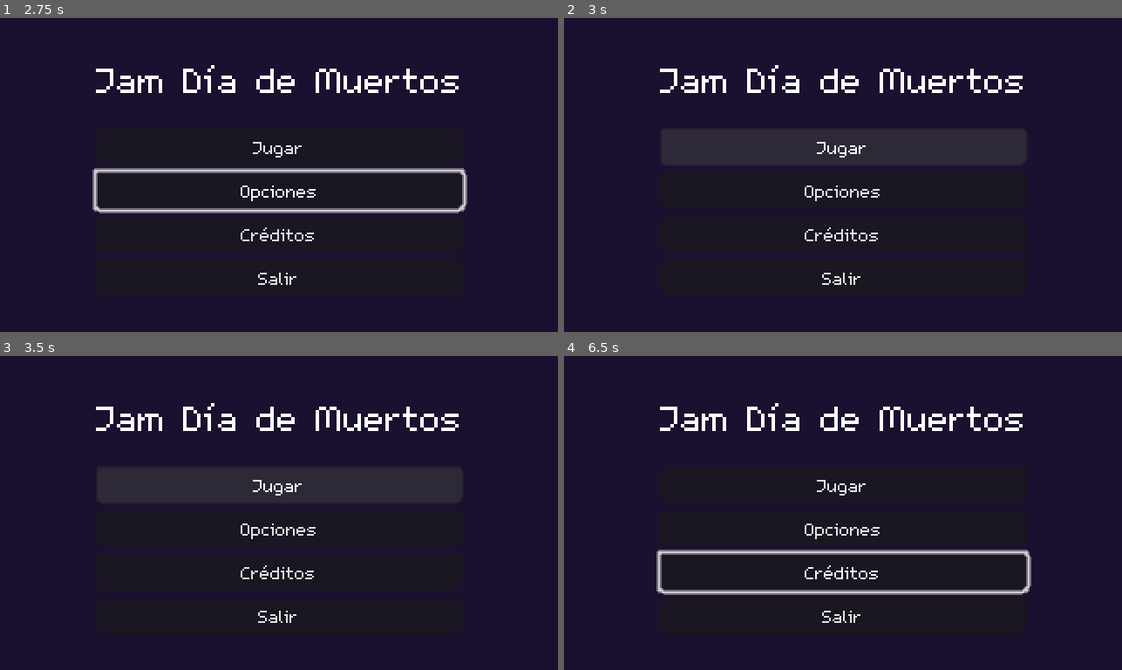
Above: before the commit, frames 1-4 (two rows, left to right).
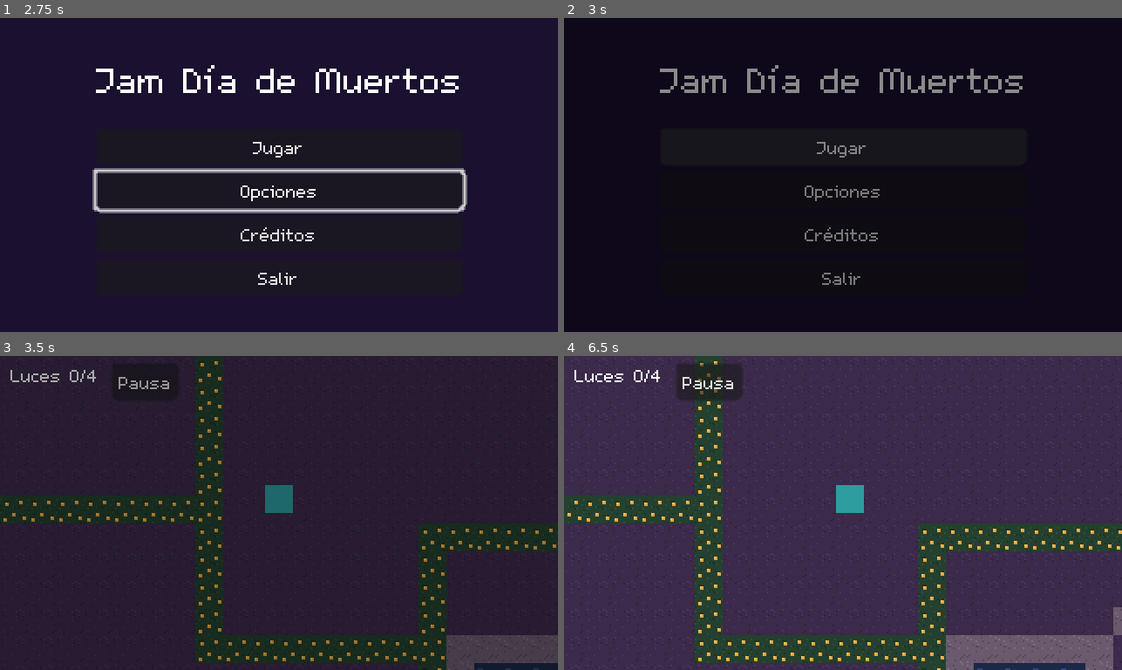
Above: after the commit, the same moments.

Repository: Haziel08/JamDiaDeMuertos
Game: Godot game, scene res://menus/main_menu/main_menu.tscn
Two runs of this game, one before a commit and one after it. Both use one fixed random seed, a clock stepped at 60 frames per second and the inputs below. Before the commit the project starts from res://scenes/MainMenu.tscn.
Inputs (mouse positions are in pixels of both pictures, inside the frame that each line leads up to):
- Up to frame 1 (2.75 s): click "Opciones" at 0.5 s; click "Pantalla completa" at 1.25 s; click "Volver" at 2 s
- Up to frame 2 (3 s): click "Jugar" at 2.75 s
- Up to frame 3 (3.5 s): no input
- Up to frame 4 (6.5 s): click (709, 381) at 3.5 s, where only the run after the commit has a clickable "Pausa"; click (843, 484) at 4.25 s, where only the run before the commit has a clickable "Jugar"; click (843, 572) at 5 s, where only the run before the commit has a clickable "Créditos"; tap Enter at 5.75 s; move the mouse to (965, 497) at 5.77 s; hold Right (move_right) from 5.78 s (still down)

Frame 1 is identical in both runs. In frame 2, 9.1% of the frame differs, in the area x 17-83%, y 15-85%; in frame 3, 15%; in frame 4, 97%, in the area x 0-100%, y 0-100%.

Commit message:
Mover escenas a su carpeta correcta; botón Jugar funcionando

Diff:
--- /dev/null
+++ b/menus/hud/HUD.tscn
@@ -0,0 +1,38 @@
+[gd_scene format=3 uid="uid://b4b55qnvahy1s"]
+
+[ext_resource type="Script" uid="uid://bs1ecy8fhv5gi" path="res://menus/hud/hud.gd" id="1_rkfdl"]
+
+[node name="Hud" type="CanvasLayer" unique_id=1704828479]
+layer = 10
+script = ExtResource("1_rkfdl")
+
+[node name="Margin" type="MarginContainer" parent="." unique_id=1733814580]
+offset_right = 40.0
+offset_bottom = 40.0
+theme_override_constants/margin_left = 6
+theme_override_constants/margin_top = 4
+theme_override_constants/margin_right = 6
+
+[node name="HBoxContainer" type="HBoxContainer" parent="Margin" unique_id=502960799]
+layout_mode = 2
+size_flags_vertical = 0
+mouse_filter = 2
+
+[node name="LightsLabel" type="Label" parent="Margin/HBoxContainer" unique_id=1681516646]
+unique_name_in_owner = true
+layout_mode = 2
+size_flags_horizontal = 0
+size_flags_vertical = 0
+theme_override_colors/font_shadow_color = Color(0, 0, 0, 0)
+text = "Luces 0/4"
+
+[node name="Spacer" type="Control" parent="Margin/HBoxContainer" unique_id=867145064]
+layout_mode = 2
+size_flags_horizontal = 3
+mouse_filter = 2
+
+[node name="PauseButton" type="Button" parent="Margin/HBoxContainer" unique_id=1587202094]
+unique_name_in_owner = true
+layout_mode = 2
+focus_mode = 0
+text = "Pausa"
--- /dev/null
+++ b/menus/hud/hud.gd
@@ -0,0 +1,25 @@
+extends CanvasLayer
+## HUD del mundo: contador de luces y botón de pausa.
+
+@onready var lights_label: Label = %LightsLabel
+@onready var pause_button: Button = %PauseButton
+
+
+func _ready() -> void:
+	_update_lights()
+	GameState.light_collected.connect(_on_light_collected)
+	pause_button.pressed.connect(_on_pause_pressed)
+
+
+func _on_light_collected(_minigame_id: String, _total: int) -> void:
+	_update_lights()
+
+
+func _update_lights() -> void:
+	lights_label.text = "Luces %d/%d" % [GameState.get_light_count(), GameState.TOTAL_LIGHTS]
+
+
+func _on_pause_pressed() -> void:
+	AudioManager.play_sfx(AudioManager.UI_CLICK)
+	# Avisa a quien esté en el grupo "pause_menu" que abra la pausa.
+	get_tree().call_group("pause_menu", "pause_game")
--- a/scenes/MainMenu.tscn
+++ b/menus/main_menu/main_menu.tscn
@@ -1,8 +1,8 @@
 [gd_scene format=3 uid="uid://dpn01gy33rjgl"]
 
-[ext_resource type="PackedScene" uid="uid://cu0n1t6a06npe" path="res://scenes/CreditsMenu.tscn" id="1_0ykhv"]
-[ext_resource type="Script" uid="uid://c43esp4vcnalk" path="res://menus/main_menu/main_menu.gd" id="1_2wh52"]
-[ext_resource type="PackedScene" uid="uid://cus0nan5bw0b1" path="res://scenes/OptionsMenu.tscn" id="2_2wh52"]
+[ext_resource type="Script" uid="uid://c43esp4vcnalk" path="res://menus/main_menu/main_menu.gd" id="1_vu5tu"]
+[ext_resource type="PackedScene" uid="uid://cu0n1t6a06npe" path="res://menus/credits/credits_menu.tscn" id="2_ml8bw"]
+[ext_resource type="PackedScene" uid="uid://cus0nan5bw0b1" path="res://menus/options/options_menu.tscn" id="3_oic2i"]
 
 [node name="MainMenu" type="Control" unique_id=856570084]
 layout_mode = 3
@@ -68,12 +68,12 @@
 layout_mode = 2
 text = "Salir"
 
-[node name="CreditsMenu" parent="." unique_id=27006497 instance=ExtResource("1_0ykhv")]
+[node name="CreditsMenu" parent="." unique_id=27006497 instance=ExtResource("2_ml8bw")]
 unique_name_in_owner = true
 visible = false
 layout_mode = 1
 
-[node name="OptionsMenu" parent="." unique_id=199308786 instance=ExtResource("2_2wh52")]
+[node name="OptionsMenu" parent="." unique_id=199308786 instance=ExtResource("3_oic2i")]
 unique_name_in_owner = true
 visible = false
 layout_mode = 1
--- /dev/null
+++ b/menus/pause/PauseMenu.tscn
@@ -0,0 +1,66 @@
+[gd_scene format=3 uid="uid://cyfhomka45t1r"]
+
+[ext_resource type="Script" uid="uid://dcy370tx8mgng" path="res://menus/pause/pause_menu.gd" id="1_2161m"]
+[ext_resource type="PackedScene" uid="uid://cus0nan5bw0b1" path="res://menus/options/options_menu.tscn" id="1_i3u0a"]
+
+[node name="PauseMenu" type="CanvasLayer" unique_id=1878973421 groups=["pause_menu"]]
+process_mode = 3
+layer = 20
+script = ExtResource("1_2161m")
+
+[node name="Dim" type="ColorRect" parent="." unique_id=774364812]
+anchors_preset = 15
+anchor_right = 1.0
+anchor_bottom = 1.0
+grow_horizontal = 2
+grow_vertical = 2
+color = Color(0, 0, 0, 0.5882353)
+
+[node name="Center" type="CenterContainer" parent="Dim" unique_id=1373415541]
+unique_name_in_owner = true
+layout_mode = 1
+anchors_preset = 15
+anchor_right = 1.0
+anchor_bottom = 1.0
+grow_horizontal = 2
+grow_vertical = 2
+
+[node name="Panel" type="PanelContainer" parent="Dim/Center" unique_id=1091071110]
+layout_mode = 2
+
+[node name="Margin" type="MarginContainer" parent="Dim/Center/Panel" unique_id=1016662230]
+layout_mode = 2
+theme_override_constants/margin_left = 8
+theme_override_constants/margin_top = 8
+theme_override_constants/margin_right = 8
+theme_override_constants/margin_bottom = 8
+
+[node name="VBox" type="VBoxContainer" parent="Dim/Center/Panel/Margin" unique_id=1013485483]
+layout_mode = 2
+
+[node name="Title" type="Label" parent="Dim/Center/Panel/Margin/VBox" unique_id=1303075499]
+layout_mode = 2
+text = "Pausa"
+horizontal_alignment = 1
+
+[node name="ResumeButton" type="Button" parent="Dim/Center/Panel/Margin/VBox" unique_id=1082239199]
+unique_name_in_owner = true
+custom_minimum_size = Vector2(96, 0)
+layout_mode = 2
+text = "Continuar"
+
+[node name="OptionsButton" type="Button" parent="Dim/Center/Panel/Margin/VBox" unique_id=1458212481]
+unique_name_in_owner = true
+custom_minimum_size = Vector2(96, 0)
+layout_mode = 2
+text = "Opciones"
+
+[node name="MainMenuButton" type="Button" parent="Dim/Center/Panel/Margin/VBox" unique_id=27118837]
+unique_name_in_owner = true
+custom_minimum_size = Vector2(96, 0)
+layout_mode = 2
+text = "Salir al menú"
+
+[node name="OptionsMenu" parent="." unique_id=199308786 instance=ExtResource("1_i3u0a")]
+unique_name_in_owner = true
+visible = false
--- /dev/null
+++ b/menus/pause/pause_menu.gd
@@ -0,0 +1,58 @@
+extends CanvasLayer
+## Menú de pausa: se abre y cierra con la acción "pause" (Esc o P).
+## Pausa todo el juego excepto este menú.
+
+@onready var main_panel: Control = %Center
+@onready var resume_button: Button = %ResumeButton
+@onready var options_button: Button = %OptionsButton
+@onready var main_menu_button: Button = %MainMenuButton
+@onready var options_menu: Control = %OptionsMenu
+
+
+func _ready() -> void:
+	hide()
+	options_menu.hide()
+
+	resume_button.pressed.connect(resume_game)
+	options_button.pressed.connect(_open_options)
+	main_menu_button.pressed.connect(_go_to_main_menu)
+	options_menu.closed.connect(_on_options_closed)
+
+	AudioManager.add_button_sounds(self)
+
+
+func _unhandled_input(event: InputEvent) -> void:
+	if not event.is_action_pressed("pause"):
+		return
+	get_viewport().set_input_as_handled()
+	if visible:
+		resume_game()
+	else:
+		pause_game()
+
+
+func pause_game() -> void:
+	get_tree().paused = true
+	main_panel.show()
+	options_menu.hide()
+	show()
+	resume_button.grab_focus()
+
+
+func resume_game() -> void:
+	hide()
+	get_tree().paused = false
+
+
+func _open_options() -> void:
+	main_panel.hide()
+	options_menu.open()
+
+
+func _on_options_closed() -> void:
+	main_panel.show()
+	options_button.grab_focus()
+
+
+func _go_to_main_menu() -> void:
+	SceneManager.go_to_main_menu()  # SceneManager quita la pausa al cambiar de escena
--- a/scenes/World.tscn
+++ b/world/world.tscn
@@ -3,6 +3,8 @@
 [ext_resource type="Script" uid="uid://dhkwsiqjhy6jv" path="res://world/world.gd" id="1_7g83o"]
 [ext_resource type="TileSet" uid="uid://crbkhbnan40dr" path="res://world/tilesets/world_tileset.tres" id="1_32lhk"]
 [ext_resource type="PackedScene" uid="uid://fkoeb8q67jpe" path="res://player/Player.tscn" id="1_kqs1s"]
+[ext_resource type="PackedScene" uid="uid://b4b55qnvahy1s" path="res://menus/hud/HUD.tscn" id="4_1lgw5"]
+[ext_resource type="PackedScene" uid="uid://cyfhomka45t1r" path="res://menus/pause/PauseMenu.tscn" id="5_hlk0d"]
 
 [node name="World" type="Node2D" unique_id=2106682353]
 y_sort_enabled = true
@@ -19,3 +21,7 @@
 
 [node name="Player" parent="Entities" unique_id=442972059 instance=ExtResource("1_kqs1s")]
 position = Vector2(160, 90)
+
+[node name="Hud" parent="." unique_id=1704828479 instance=ExtResource("4_1lgw5")]
+
+[node name="PauseMenu" parent="." unique_id=1878973421 instance=ExtResource("5_hlk0d")]
Renamed: scenes/CreditsMenu.tscn -> menus/credits/credits_menu.tscn
Not shown, added: menus/hud/hud.gd.uid
Not shown: 1 places in menus/main_menu/main_menu.tscn that only renumber resources
Renamed: scenes/OptionsMenu.tscn -> menus/options/options_menu.tscn
Not shown, added: menus/pause/pause_menu.gd.uid
